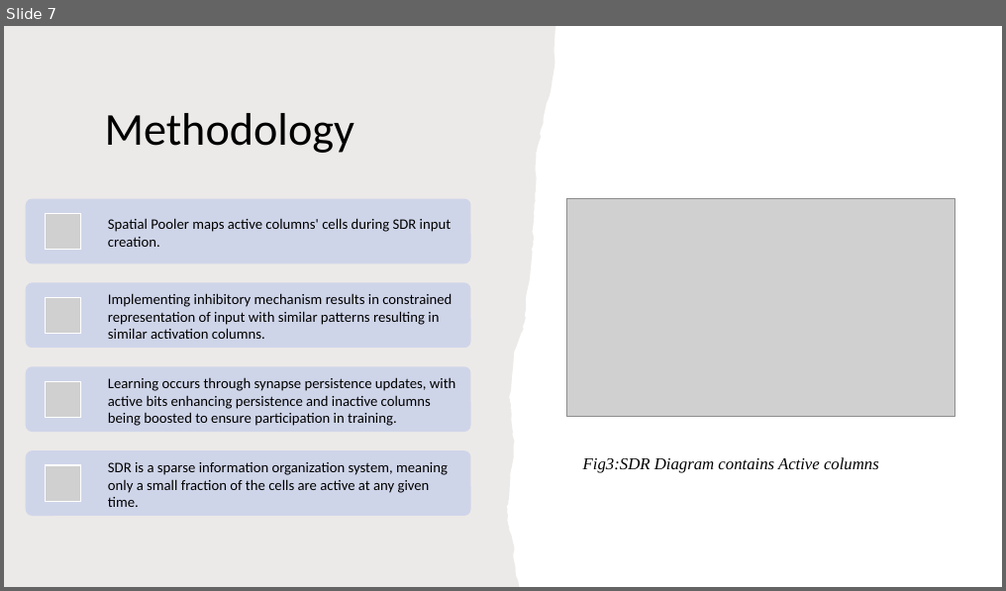
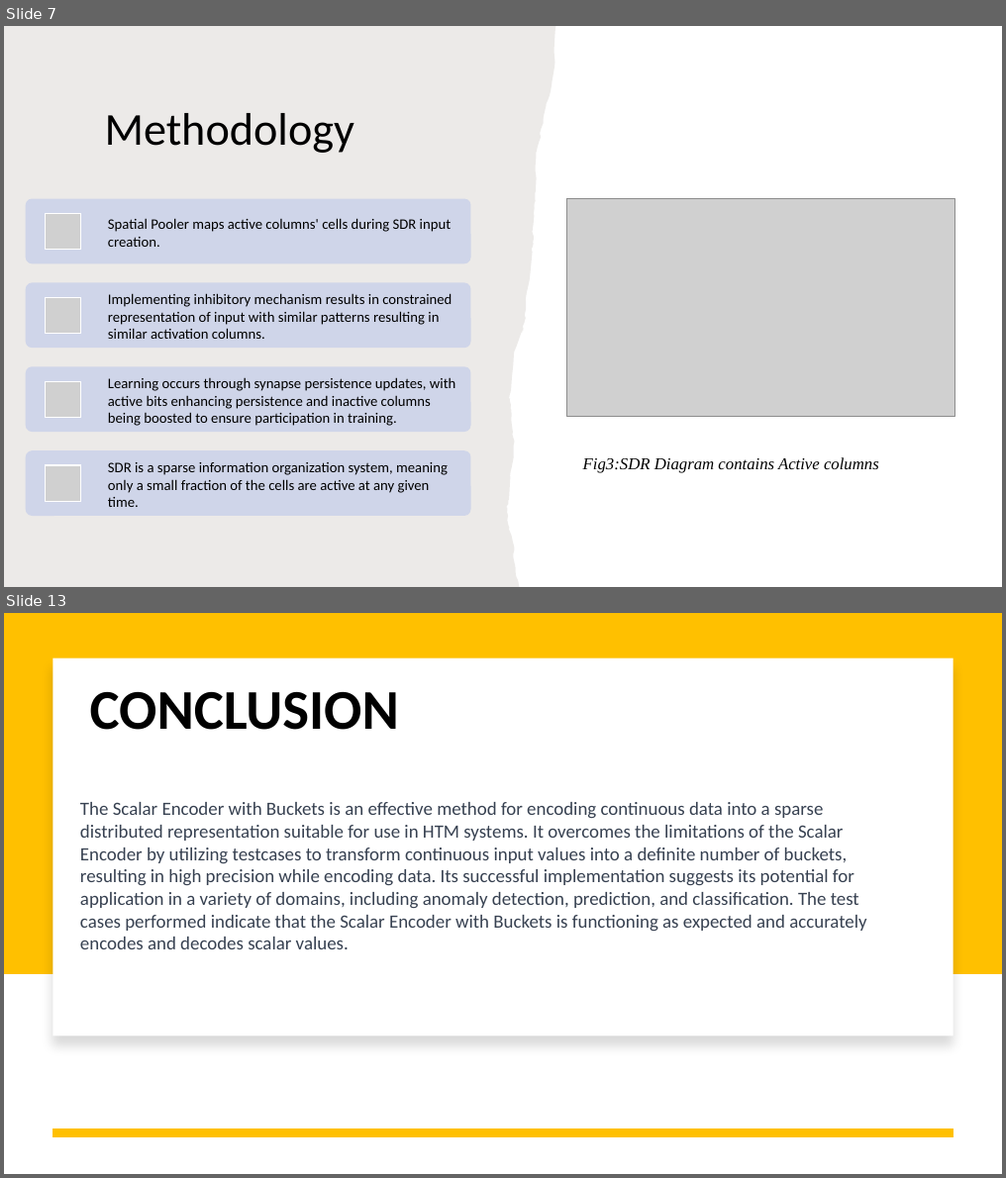
Before and after one commit to sahithkumar1999/neocortexapi, a slide deck: source/NeoCortexApi/Documents/Group Presentation[ScalarEncoder with Buckets].pptx. Shown one above the other, each under a label of ours: slide 7 before the commit, slides 7 and 13 after it; the slides between them are not shown. The pictures are 1006x591 and 1006x1178 pixels, drawn with LibreOffice and Linux fonts; fonts in the diff are those of the drawing; grey boxes stand for pictures. Boxes give left, top, right and bottom in pixels: in the first picture for what was removed or moved away, otherwise in the second. Text is boxed around its words. In the diff, an @@ line names an element or a change of style, - is before the commit and + after.

```diff
--- a/source/NeoCortexApi/Documents/Group Presentation[ScalarEncoder with Buckets].pptx
+++ b/source/NeoCortexApi/Documents/Group Presentation[ScalarEncoder with Buckets].pptx
@@ slide 13 added at [4, 613, 1002, 1174], background #FFFFFF @@
@@ rectangle added at [4, 613, 1002, 974], fill #FFC000 @@
@@ rectangle added at [53, 658, 953, 1036], fill #FFFFFF @@
@@ title added at [90, 692, 399, 730], 54 pt, text #000000, bold @@
+CONCLUSION
@@ text added at [80, 802, 866, 950], 18 pt, text #374151 @@
+The Scalar Encoder with Buckets is an effective method for encoding continuous data into a sparse distributed representation suitable for use in HTM systems. It overcomes the limitations of the Scalar Encoder by utilizing testcases to transform continuous input values into a definite number of buckets, resulting in high precision while encoding data. Its successful implementation suggests its potential for application in a variety of domains, including anomaly detection, prediction, and classification. The test cases performed indicate that the Scalar Encoder with Buckets is functioning as expected and accurately encodes and decodes scalar values.
@@ line added from (953, 1134) to (53, 1134), #FFC000 8 pt @@
```
Also in this commit, not shown: 8 slides changed, 4 other slides added, 1 slide removed.
